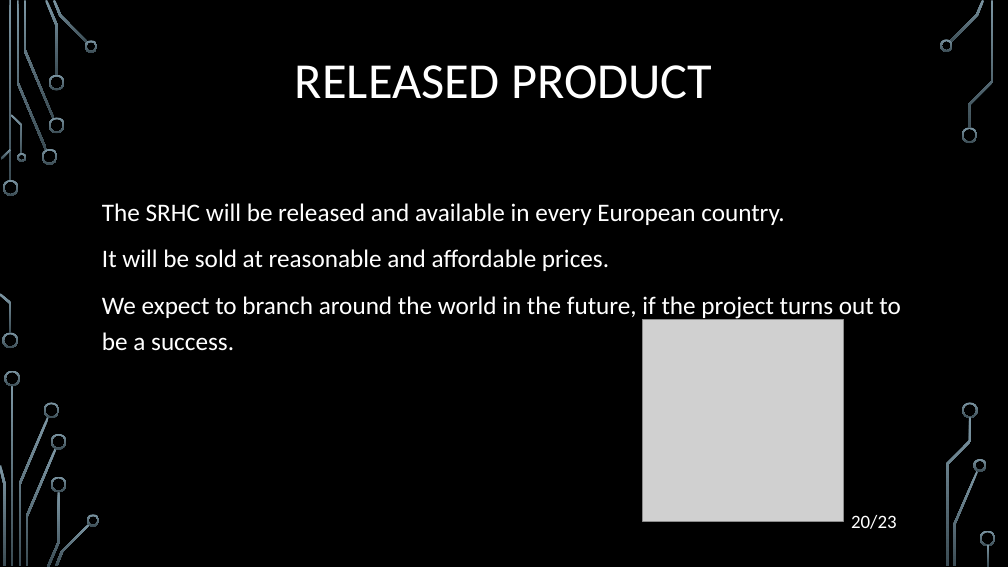
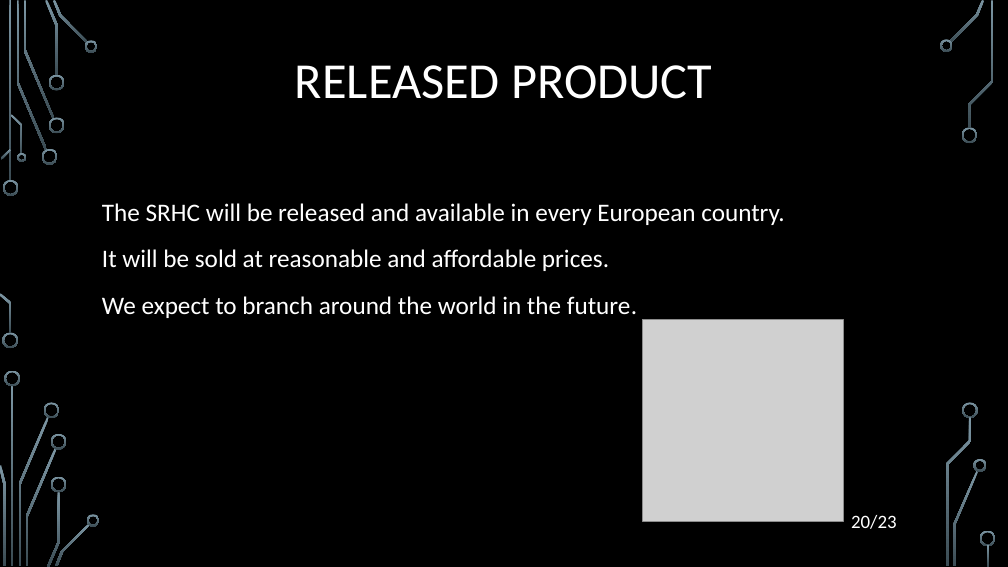
Before and after one commit to filozof50/UP, a slide deck: slide 20 of hw2/H2020.pptx. Drawn at 1008x567 pixels with LibreOffice and Linux fonts; fonts in the diff are those of the drawing; grey boxes stand for pictures; background and template pictures are left out. Boxes give left, top, right and bottom in pixels: in the first picture for what was removed or moved away, otherwise in the second. Text is boxed around its words. In the diff, an @@ line names an element or a change of style, - is before the commit and + after.

```diff
--- a/hw2/H2020.pptx
+++ b/hw2/H2020.pptx
@@ text at bbox=[102, 296, 637, 318]: text changed @@
-We expect to branch around the world in the future, if the project turns out to be a success.
+We expect to branch around the world in the future.
```
Also in this commit, not shown: 11 other slides changed, 2 other files.
